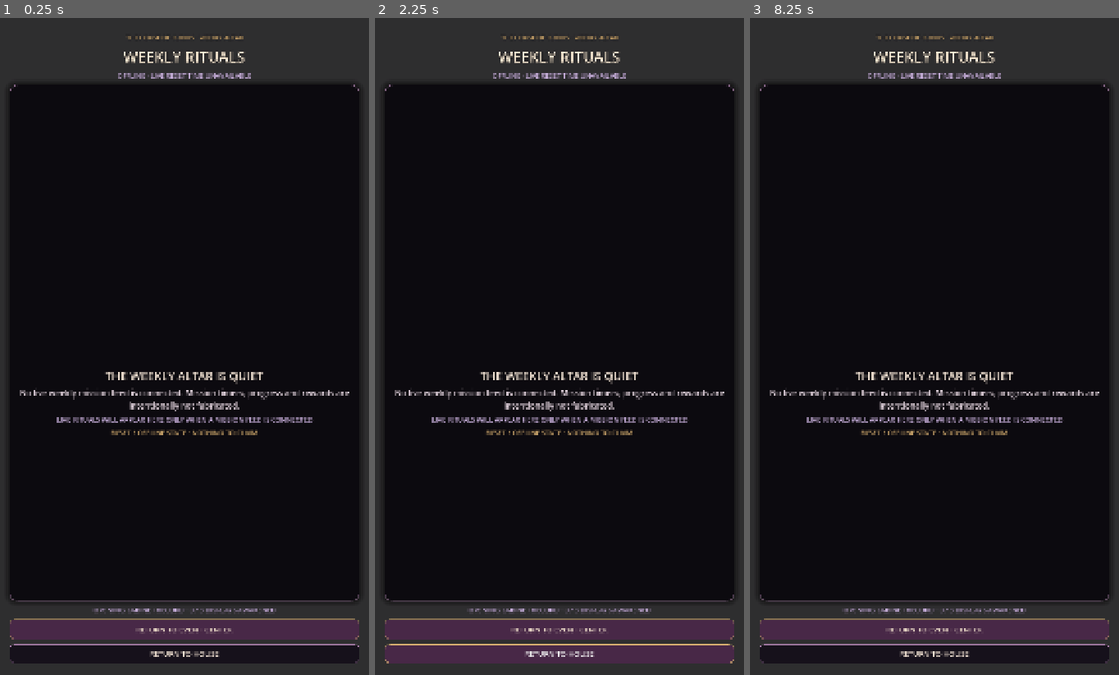
Above: before the commit, frames 1-3 (left to right).
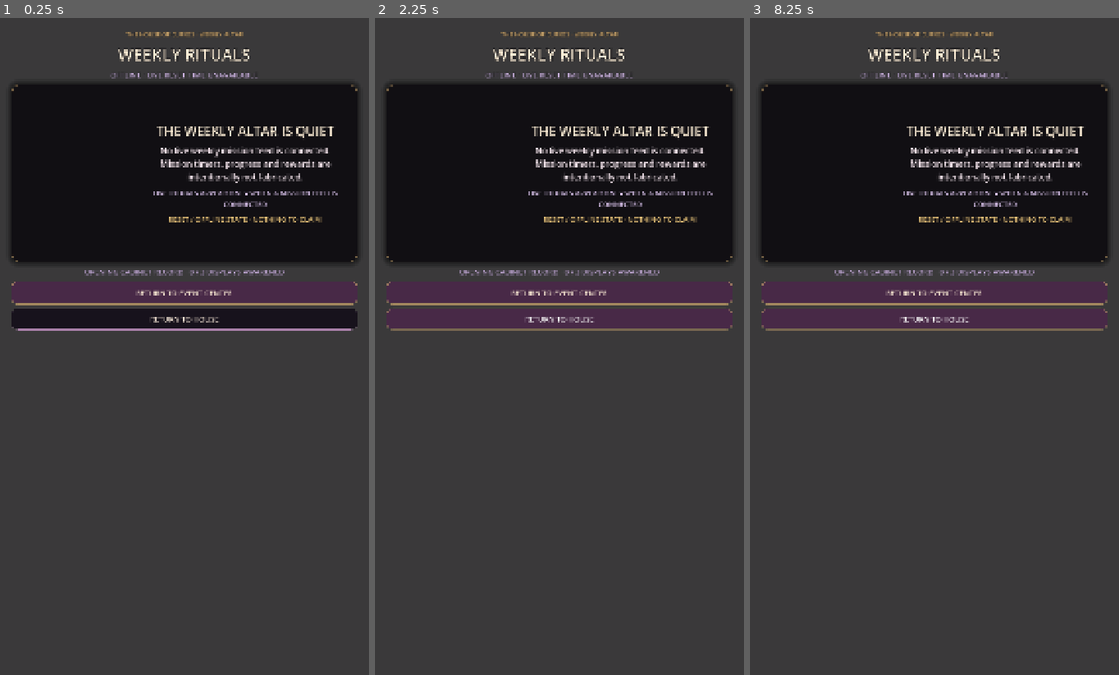
Above: after the commit, the same moments.

Repository: Jay-prodesign/akilta-match3
Game: Godot game, scene res://src/ui/missions/weekly_missions_screen.tscn
The game is run twice, just before and just after one commit, with the same random seed, the same clock (stepped at 60 frames per second) and the same inputs. This scene is started directly instead of the project's main scene.
Inputs (mouse positions are in pixels of both pictures, inside the frame that each line leads up to):
- Up to frame 1 (0.25 s): no input
- Up to frame 2 (2.25 s): tap Enter at 0.5 s; move the mouse to (640, 313) at 0.52 s; click (640, 313) at 0.67 s; click "RETURN TO EVENT CENTER" at 1.25 s; click "RETURN TO HOUSE" at 2 s
- Up to frame 3 (8.25 s): drag from (860, 379) to (916, 477) at 2.77 s; move the mouse to (971, 201) at 3.52 s; click (971, 201) at 3.67 s; drag from (916, 477) to (823, 247) at 4.27 s; move the mouse to (1045, 445) at 5.02 s; click (1045, 445) at 5.17 s; drag from (823, 247) to (879, 182) at 5.77 s; move the mouse to (952, 346) at 6.52 s; click (952, 346) at 6.67 s; drag from (879, 182) to (860, 379) at 7.27 s; move the mouse to (1015, 313) at 8.02 s; click (1015, 313) at 8.17 s

The runs differ from the first frame. In frame 1, 52% of the frame differs, in the area x 2-98%, y 2-99%; in frame 2, 53%; in frame 3, 55%.

Commit message:
Compose Weekly Altar as a world-backed hero screen

Diff:
--- a/src/ui/missions/weekly_missions_screen.tscn
+++ b/src/ui/missions/weekly_missions_screen.tscn
@@ -3,20 +3,20 @@
 [ext_resource type="Script" path="res://src/ui/missions/weekly_missions_screen.gd" id="1_screen"]
 
 [sub_resource type="StyleBoxFlat" id="Altar"]
-bg_color = Color(0.043, 0.032, 0.055, 0.88)
+bg_color = Color(0.043, 0.032, 0.055, 0.68)
 border_width_left = 2
 border_width_top = 2
 border_width_right = 2
 border_width_bottom = 2
-border_color = Color(0.72, 0.54, 0.72, 0.82)
+border_color = Color(0.831, 0.678, 0.439, 0.78)
 corner_radius_top_left = 22
 corner_radius_top_right = 22
 corner_radius_bottom_right = 22
 corner_radius_bottom_left = 22
-content_margin_left = 24.0
-content_margin_top = 24.0
-content_margin_right = 24.0
-content_margin_bottom = 24.0
+content_margin_left = 28.0
+content_margin_top = 26.0
+content_margin_right = 28.0
+content_margin_bottom = 26.0
 shadow_color = Color(0, 0, 0, 0.48)
 shadow_size = 18
 
@@ -71,17 +71,17 @@
 grow_horizontal = 2
 grow_vertical = 2
 mouse_filter = 2
-color = Color(0.018, 0.012, 0.026, 0.42)
+color = Color(0.018, 0.012, 0.026, 0.26)
 
 [node name="MissionLayout" type="VBoxContainer" parent="."]
 layout_mode = 1
 anchors_preset = 15
 anchor_right = 1.0
 anchor_bottom = 1.0
-offset_left = 28.0
-offset_top = 44.0
-offset_right = -28.0
-offset_bottom = -34.0
+offset_left = 34.0
+offset_top = 34.0
+offset_right = -34.0
+offset_bottom = -26.0
 grow_horizontal = 2
 grow_vertical = 2
 theme_override_constants/separation = 12
@@ -100,7 +100,7 @@
 theme_override_colors/font_color = Color(1, 0.941, 0.847, 1)
 theme_override_colors/font_outline_color = Color(0.02, 0.014, 0.028, 0.97)
 theme_override_constants/outline_size = 6
-theme_override_font_sizes/font_size = 44
+theme_override_font_sizes/font_size = 48
 text = "WEEKLY RITUALS"
 horizontal_alignment = 1
 
@@ -109,78 +109,84 @@
 theme_override_colors/font_color = Color(0.82, 0.72, 0.90, 1)
 theme_override_colors/font_outline_color = Color(0.02, 0.014, 0.028, 0.92)
 theme_override_constants/outline_size = 3
-theme_override_font_sizes/font_size = 20
+theme_override_font_sizes/font_size = 22
 text = "OFFLINE · LIVE RESET TIME UNAVAILABLE"
 horizontal_alignment = 1
 
 [node name="MissionEmptyState" type="PanelContainer" parent="MissionLayout"]
-custom_minimum_size = Vector2(0, 640)
-layout_mode = 2
-size_flags_vertical = 3
+custom_minimum_size = Vector2(0, 520)
+layout_mode = 2
 theme_override_styles/panel = SubResource("Altar")
 
-[node name="EmptyContent" type="VBoxContainer" parent="MissionLayout/MissionEmptyState"]
-layout_mode = 2
-size_flags_vertical = 3
-theme_override_constants/separation = 10
+[node name="EmptyContent" type="HBoxContainer" parent="MissionLayout/MissionEmptyState"]
+layout_mode = 2
+theme_override_constants/separation = 26
 alignment = 1
 
 [node name="MissionRewardArt" type="TextureRect" parent="MissionLayout/MissionEmptyState/EmptyContent"]
-custom_minimum_size = Vector2(0, 340)
+custom_minimum_size = Vector2(330, 410)
 layout_mode = 2
 expand_mode = 1
 stretch_mode = 5
 
-[node name="Headline" type="Label" parent="MissionLayout/MissionEmptyState/EmptyContent"]
-layout_mode = 2
-theme_override_colors/font_color = Color(0.96, 0.9, 0.84, 1)
+[node name="AltarCopy" type="VBoxContainer" parent="MissionLayout/MissionEmptyState/EmptyContent"]
+layout_mode = 2
+size_flags_horizontal = 3
+theme_override_constants/separation = 14
+alignment = 1
+
+[node name="Headline" type="Label" parent="MissionLayout/MissionEmptyState/EmptyContent/AltarCopy"]
+layout_mode = 2
+theme_override_colors/font_color = Color(1, 0.941, 0.847, 1)
 theme_override_colors/font_outline_color = Color(0.02, 0.014, 0.028, 0.96)
-theme_override_constants/outline_size = 3
-theme_override_font_sizes/font_size = 34
+theme_override_constants/outline_size = 4
+theme_override_font_sizes/font_size = 38
 text = "THE WEEKLY ALTAR IS QUIET"
 horizontal_alignment = 1
-
-[node name="EmptyBody" type="Label" parent="MissionLayout/MissionEmptyState/EmptyContent"]
-layout_mode = 2
-theme_override_colors/font_color = Color(0.90, 0.84, 0.88, 1)
-theme_override_colors/font_outline_color = Color(0.02, 0.014, 0.028, 0.92)
-theme_override_constants/outline_size = 2
-theme_override_font_sizes/font_size = 24
+autowrap_mode = 2
+
+[node name="EmptyBody" type="Label" parent="MissionLayout/MissionEmptyState/EmptyContent/AltarCopy"]
+layout_mode = 2
+theme_override_colors/font_color = Color(0.95, 0.89, 0.92, 1)
+theme_override_colors/font_outline_color = Color(0.02, 0.014, 0.028, 0.94)
+theme_override_constants/outline_size = 2
+theme_override_font_sizes/font_size = 25
 text = "No live weekly mission feed is connected. Mission timers, progress and rewards are intentionally not fabricated."
 horizontal_alignment = 1
 autowrap_mode = 2
 
-[node name="MissionAvailability" type="Label" parent="MissionLayout/MissionEmptyState/EmptyContent"]
+[node name="MissionAvailability" type="Label" parent="MissionLayout/MissionEmptyState/EmptyContent/AltarCopy"]
+layout_mode = 2
+theme_override_colors/font_color = Color(0.86, 0.77, 0.93, 1)
+theme_override_colors/font_outline_color = Color(0.02, 0.014, 0.028, 0.94)
+theme_override_constants/outline_size = 2
+theme_override_font_sizes/font_size = 21
+text = "LIVE RITUALS APPEAR ONLY WHEN A MISSION FEED IS CONNECTED"
+horizontal_alignment = 1
+autowrap_mode = 2
+
+[node name="MissionEmptyStateTruth" type="Label" parent="MissionLayout/MissionEmptyState/EmptyContent/AltarCopy"]
+layout_mode = 2
+theme_override_colors/font_color = Color(0.95, 0.80, 0.50, 1)
+theme_override_colors/font_outline_color = Color(0.02, 0.014, 0.028, 0.94)
+theme_override_constants/outline_size = 2
+theme_override_font_sizes/font_size = 21
+text = "RESET / OFFLINE STATE · NOTHING TO CLAIM"
+horizontal_alignment = 1
+autowrap_mode = 2
+
+[node name="MissionOpeningRecord" type="Label" parent="MissionLayout"]
 layout_mode = 2
 theme_override_colors/font_color = Color(0.82, 0.72, 0.90, 1)
 theme_override_colors/font_outline_color = Color(0.02, 0.014, 0.028, 0.92)
 theme_override_constants/outline_size = 2
-theme_override_font_sizes/font_size = 20
-text = "LIVE RITUALS WILL APPEAR HERE ONLY WHEN A MISSION FEED IS CONNECTED"
-horizontal_alignment = 1
-autowrap_mode = 2
-
-[node name="MissionEmptyStateTruth" type="Label" parent="MissionLayout/MissionEmptyState/EmptyContent"]
-layout_mode = 2
-theme_override_colors/font_color = Color(0.831, 0.678, 0.439, 1)
-theme_override_colors/font_outline_color = Color(0.02, 0.014, 0.028, 0.92)
-theme_override_constants/outline_size = 2
-theme_override_font_sizes/font_size = 20
-text = "RESET / OFFLINE STATE · NOTHING TO CLAIM"
-horizontal_alignment = 1
-
-[node name="MissionOpeningRecord" type="Label" parent="MissionLayout"]
-layout_mode = 2
-theme_override_colors/font_color = Color(0.82, 0.72, 0.90, 1)
-theme_override_colors/font_outline_color = Color(0.02, 0.014, 0.028, 0.92)
-theme_override_constants/outline_size = 2
-theme_override_font_sizes/font_size = 20
+theme_override_font_sizes/font_size = 22
 text = "OPENING CABINET RECORD · 0 / 3 DISPLAYS AWAKENED"
 horizontal_alignment = 1
 autowrap_mode = 2
 
 [node name="ReturnToEvents" type="Button" parent="MissionLayout"]
-custom_minimum_size = Vector2(0, 62)
+custom_minimum_size = Vector2(0, 68)
 layout_mode = 2
 theme_override_colors/font_color = Color(1, 0.941, 0.847, 1)
 theme_override_font_sizes/font_size = 22
@@ -190,7 +196,7 @@
 text = "RETURN TO EVENT CENTER"
 
 [node name="ReturnToHouse" type="Button" parent="MissionLayout"]
-custom_minimum_size = Vector2(0, 56)
+custom_minimum_size = Vector2(0, 62)
 layout_mode = 2
 theme_override_colors/font_color = Color(0.96, 0.9, 0.84, 1)
 theme_override_font_sizes/font_size = 22
